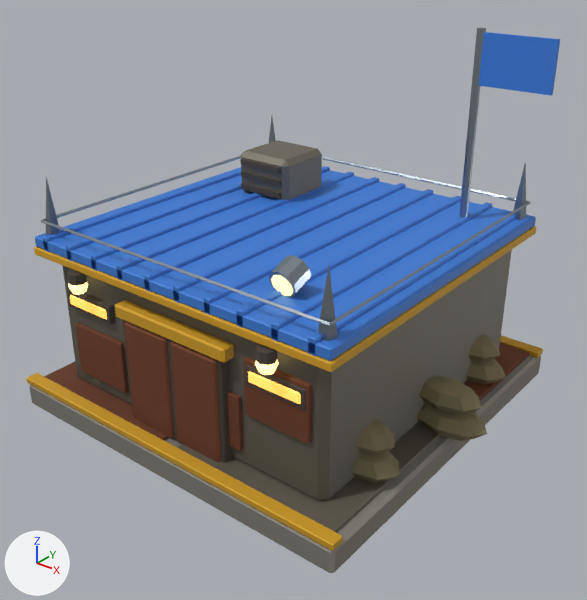
The glTF model public/models/caserne.glb, before and after one commit.
Both versions are drawn from a 50 mm camera at (3.48, -4.35, 3.49) aimed at (0.14, -0.17, 0.9). The axes (+X, +Y, +Z) are drawn at lower left. The lights are the same throughout. The picture after the commit comes second.

In view in the first picture: 'caserne'.
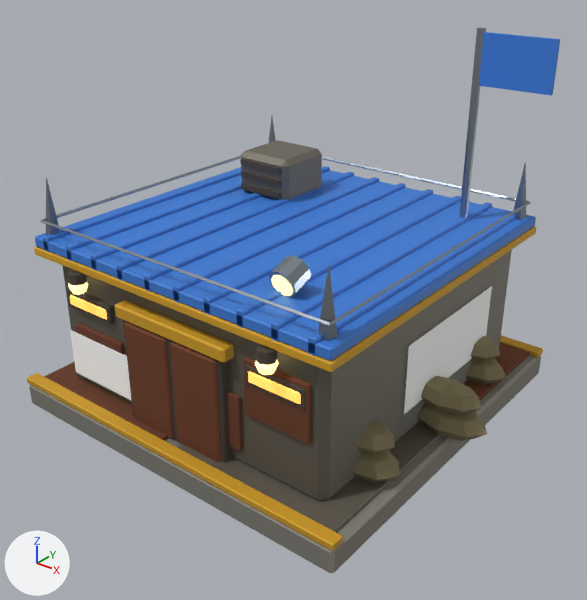
Location of each change, (x1, y1, x2, y2) in pixels of the pictures (587 x 600 px):
```json
{"object": "tag_1", "change": "added", "after": [404, 286, 492, 414]}
{"object": "tag_0", "change": "added", "after": [70, 330, 132, 401]}
```

Scene script edits in JSON lines:
```json
{"op": "add", "block": "mat_tag", "code": ["mat_tag = principled_material('tag')", "mat_tag.base_color = (1.0, 1.0, 1.0)  # white #ffffff", "mat_tag.roughness = 0.8"]}
{"op": "add", "block": "me_plane_001", "code": ["me_plane_001 = bpy.data.meshes.new('Plane.001')", "me_plane_001.from_pydata([(0.0, -0.585, -0.26), (0.0, 0.585, -0.26), (0.0, -0.585, 0.26), (0.0, 0.585, 0.26)], [], [(0, 1, 3), (0, 3, 2)])", "me_plane_001.materials.append(mat_tag)  # white #ffffff"]}
{"op": "add", "block": "me_plane", "code": ["me_plane = bpy.data.meshes.new('Plane')", "me_plane.from_pydata([(-0.39, 0.0, -0.182), (0.39, 0.0, -0.182), (-0.39, 0.0, 0.182), (0.39, 0.0, 0.182)], [], [(0, 1, 3), (0, 3, 2)])", "me_plane.materials.append(mat_tag)  # white #ffffff"]}
{"op": "add", "block": "ob_tag_1", "code": ["ob_tag_1 = bpy.data.objects.new('tag_1', me_plane_001)", "ob_tag_1.location = (1.215, 0.25, 0.7)"]}
{"op": "add", "block": "ob_tag_0", "code": ["ob_tag_0 = bpy.data.objects.new('tag_0', me_plane)", "ob_tag_0.location = (-0.72, -1.235, 0.5)"]}
```
